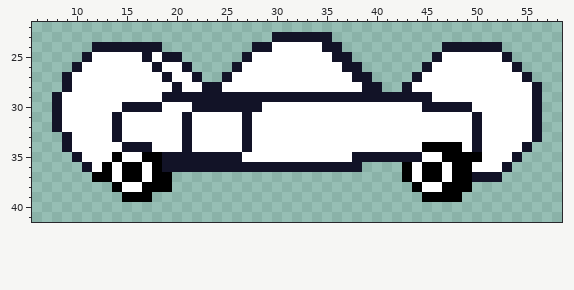
Two states of a pixel-art sprite, assets/enemies/easy/front_left.png. The first picture shows the starting point.
The file is 64x64 pixels. Colours within 5 levels of each other are drawn and written as one. Shown: x 6..58, y 22..41.
After the commit:
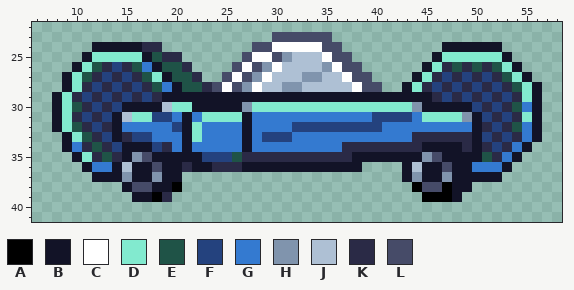
Palette (. is transparent): A #000000  B #121327  C #ffffff  D #82eacf  E #1f5347  F #24427e  G #347ad0  H #8094ad  J #aec0d4  K #2a2a46  L #464b68
What changed:
Changed rows in their new state; - is an unchanged pixel.
first column x 9:
23 ---------------------LLLLLL--------------------
24 --------KK---------LL-----LL-------------------
25 ---DDDDD-EKK------L--LHJJJ-LL---------DDDDDD---
26 --DEKFKEG-EEK----L-LH-JJJJH-LL-------DKEKEKED--
27 -DEKFKFKED-EEK--L-LH-JJJHHJJ-LL-----DKFKFKFKED-
28 -DKFKFKFKEG-EEKL-LH-JJHHJJJJJ-LL---DKFKFKFKFKED
29 DKFKFKFKFK---------------------------KFKFKFKFKD
30 DEKFKF----JDD-----HDDDDDDDDDDDDDDDDH-----FKFKEG
31 DKFKF-JDDFFG-GDDDD-GGGGGGGGGGGGFFFFGDDDDH-FKFKD
32 DEKFK-GGGGGF-DGGGG-GGGGFFFFFFFFFGGGGGGGGG-KFKEG
33 -DEKF-KFFGGG-DGGGG-GFFFGGGGGGGGGGGGKKKKKK-FKFKG
34 -GKEKF---FKG-GGGGG-GGGGGGGGGKKKKKKKKBBBBK-KFKG-
35 --DKEKBHLB----FFFEKKKKKKKKKKK-------HLBBBBEKG--
36 ---GGBJBBL--K--KKK----------------BJBBLBBGGG---
37 ---BBBHBBHBB----------------------BHBBHBB------
38 -----.BLLBBA------------------------LL-BB------
39 ------.BBAK----------------------------B-------
